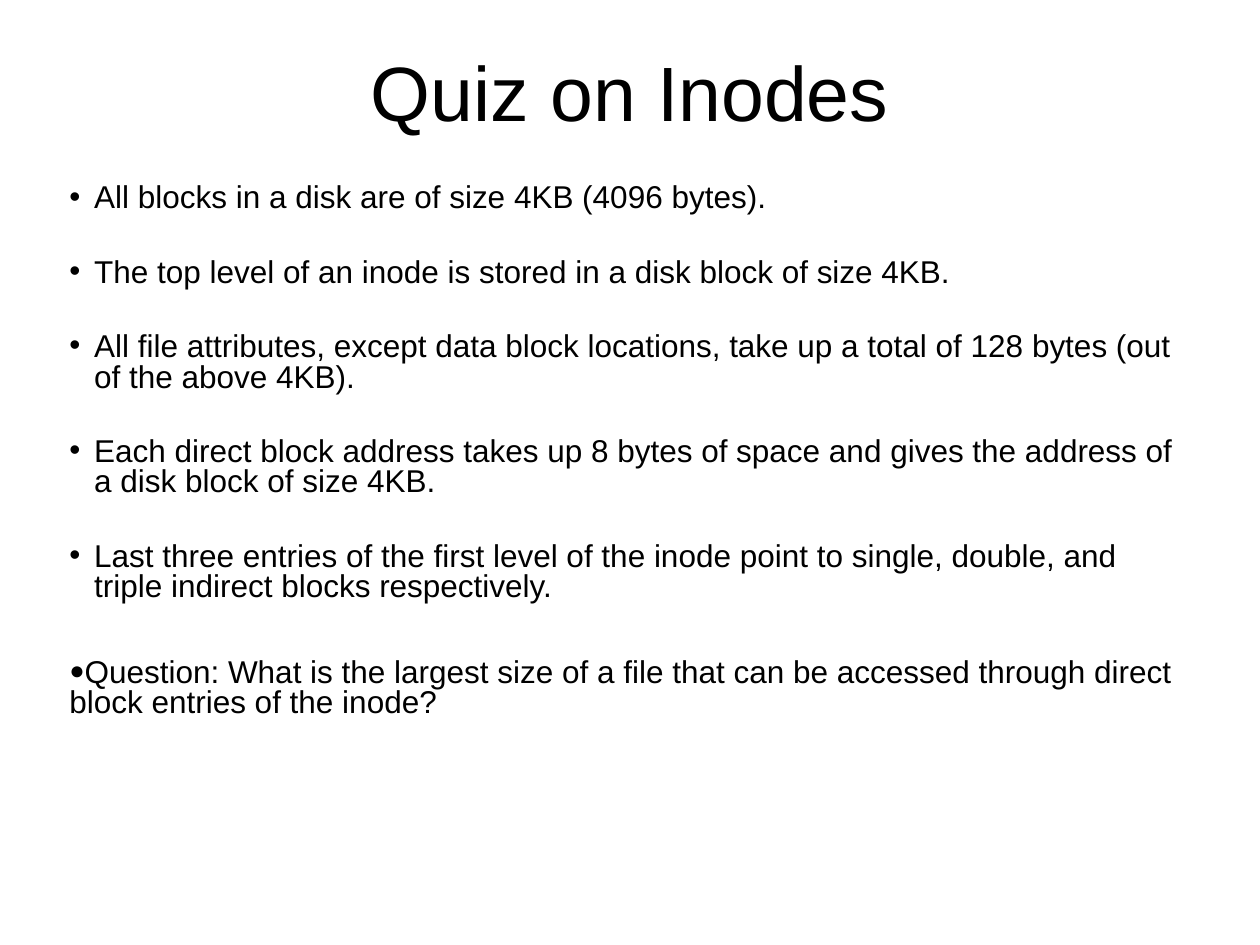
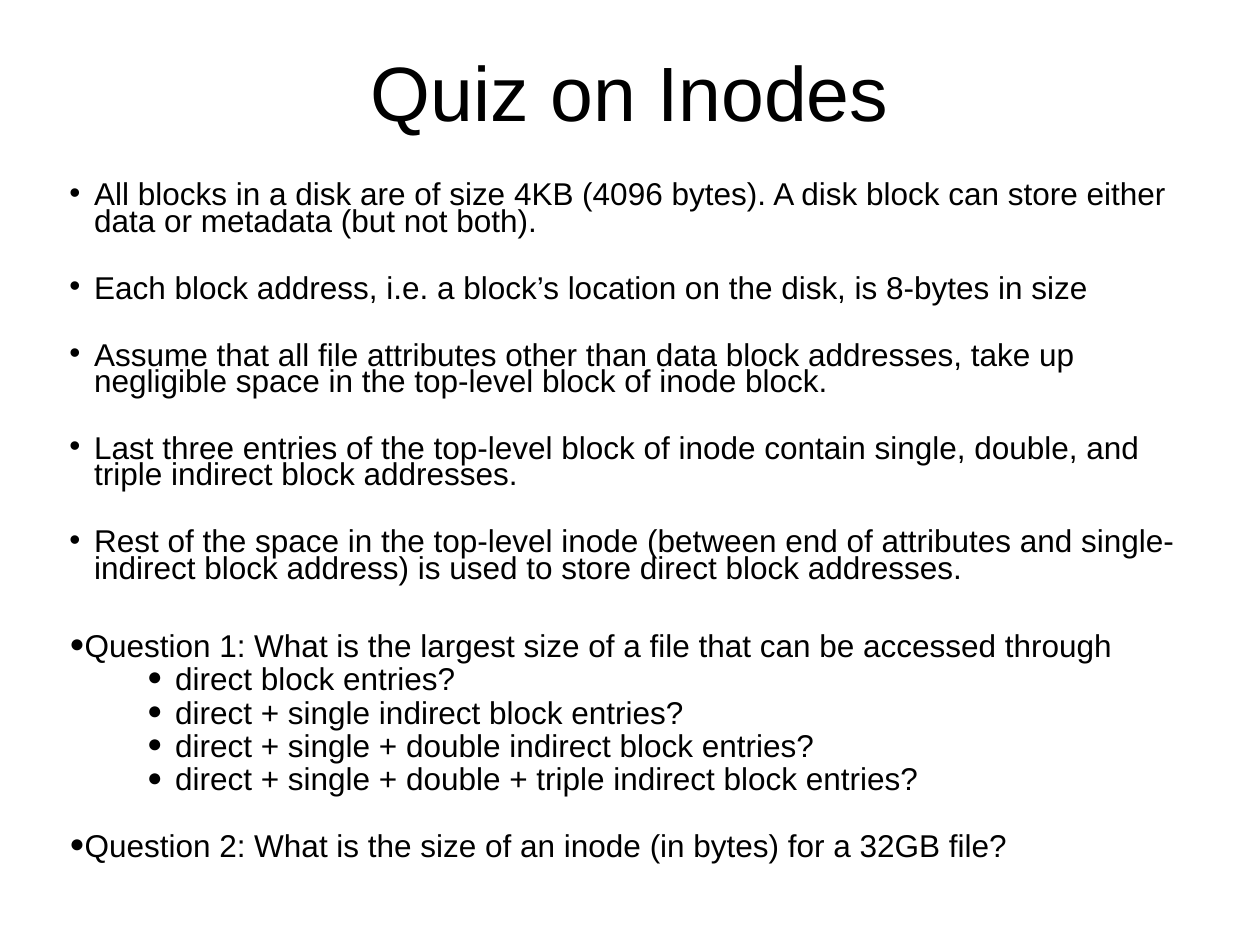
Before and after one commit to oscourse/oscourse.github.io, a slide deck: slide 29 of slides/unix_ritchie.pptx. Drawn at 1260x945 pixels with LibreOffice and Linux fonts; fonts in the diff are those of the drawing. Boxes give left, top, right and bottom in pixels: in the first picture for what was removed or moved away, otherwise in the second. Text is boxed around its words. In the diff, an @@ line names an element or a change of style, - is before the commit and + after.

```diff
--- a/slides/unix_ritchie.pptx
+++ b/slides/unix_ritchie.pptx
@@ text at [85, 182, 1174, 863]: text changed @@
-• All blocks in a disk are of size 4KB (4096 bytes).
-• The top level of an inode is stored in a disk block of size 4KB.
-• All file attributes, except data block locations, take up a total of 128 bytes (out of the above 4KB).
-• Each direct block address takes up 8 bytes of space and gives the address of a disk block of size 4KB.
-• Last three entries of the first level of the inode point to single, double, and triple indirect blocks respectively.
-● Question: What is the largest size of a file that can be accessed through direct block entries of the inode?
+• All blocks in a disk are of size 4KB (4096 bytes). A disk block can store either data or metadata (but not both).
+• Each block address, i.e. a block’s location on the disk, is 8-bytes in size
+• Assume that all file attributes other than data block addresses, take up negligible space in the top-level block of inode block.
+• Last three entries of the top-level block of inode contain single, double, and triple indirect block addresses.
+• Rest of the space in the top-level inode (between end of attributes and single-indirect block address) is used to store direct block addresses.
+● Question 1: What is the largest size of a file that can be accessed through
+  ● direct block entries?
+  ● direct + single indirect block entries?
+  ● direct + single + double indirect block entries?
+  ● direct + single + double + triple indirect block entries?
+● Question 2: What is the size of an inode (in bytes) for a 32GB file?
```
Also in this commit, not shown: 3 other files.
